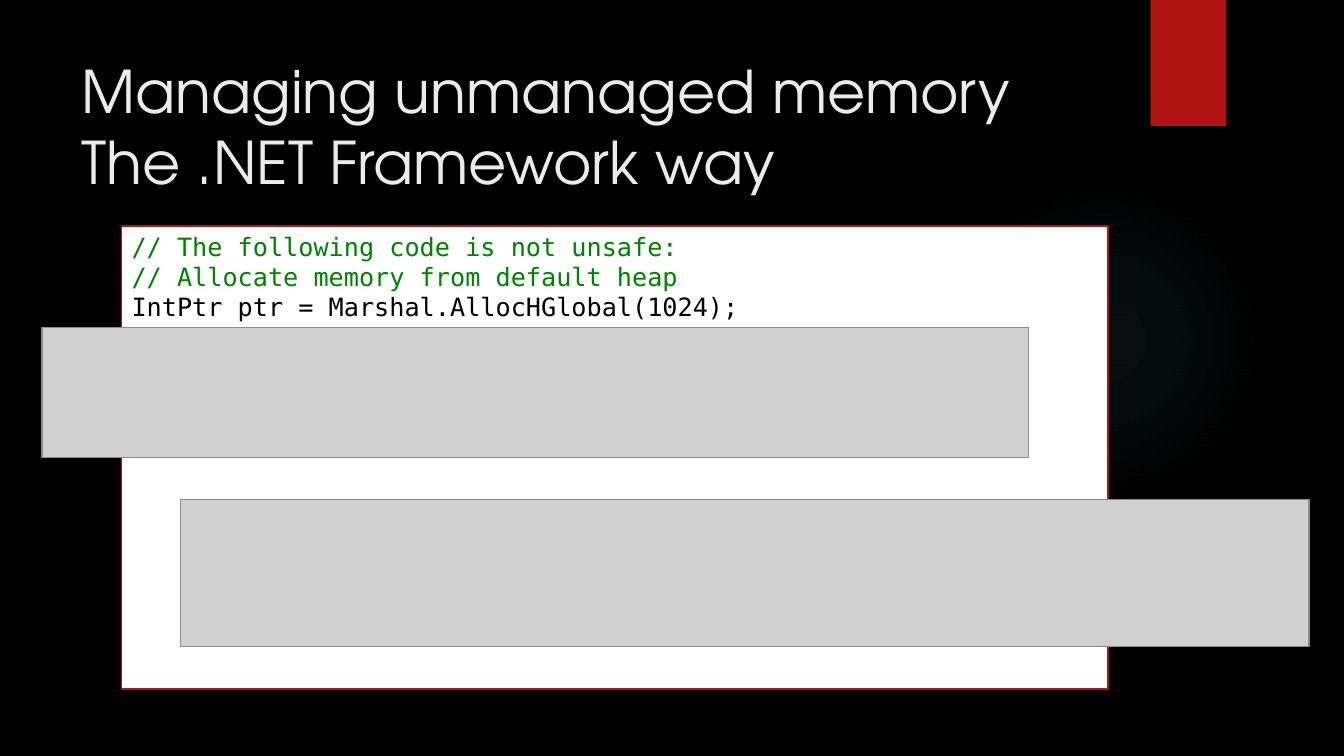
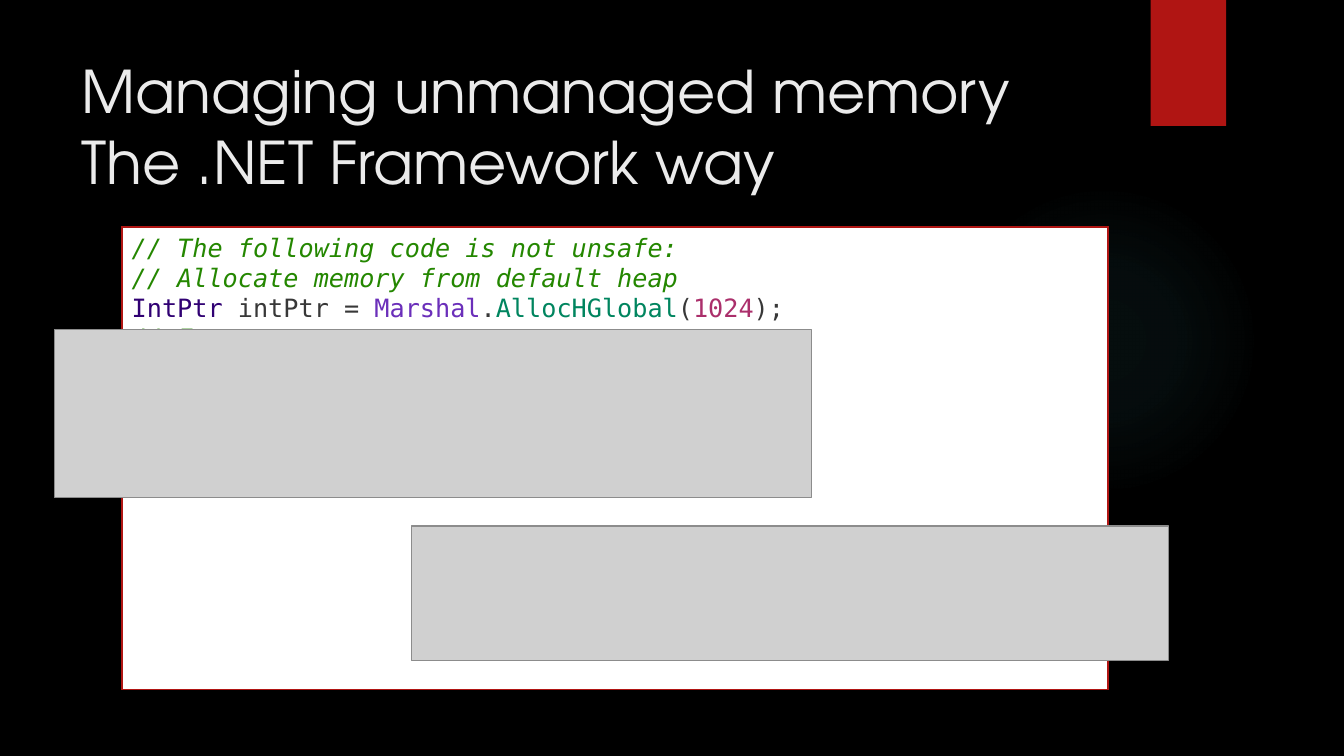
Before and after one commit to dennisdietrich/UnsafeCSharp, a slide deck: slide 21 of doc/Introduction to unsafe C#.pptx (slide 16 before the commit). Drawn at 1344x756 pixels with LibreOffice and Linux fonts; fonts in the diff are those of the drawing; grey boxes stand for pictures; background and template pictures are left out. Boxes give left, top, right and bottom in pixels: in the first picture for what was removed or moved away, otherwise in the second. Text is boxed around its words. In the diff, an @@ line names an element or a change of style, - is before the commit and + after.

```diff
--- a/doc/Introduction to unsafe C#.pptx
+++ b/doc/Introduction to unsafe C#.pptx
@@ text in rectangle at box(132, 237, 784, 330): text changed; text colour #008000 to #248700; italic on @@
-// The following code is not unsafe:
-// Allocate memory from default heap
-IntPtr ptr = Marshal.AllocHGlobal(1024);
-// Free memory
-Marshal.FreeHGlobal(ptr);
+// The following code is not unsafe:
+// Allocate memory from default heap
+IntPtr intPtr = Marshal.AllocHGlobal(1024);
+// Free memory
+Marshal.FreeHGlobal(intPtr);
@@ picture: place and size @@
-picture at box(42, 328, 1028, 458)
+picture at box(54, 330, 813, 497)
@@ picture: place and size @@
-picture at box(180, 500, 1310, 647)
+picture at box(411, 526, 1169, 661)
```
Also in this commit, not shown: 25 other slides changed, 23 slides added, 1 slide removed, 20 other files.
